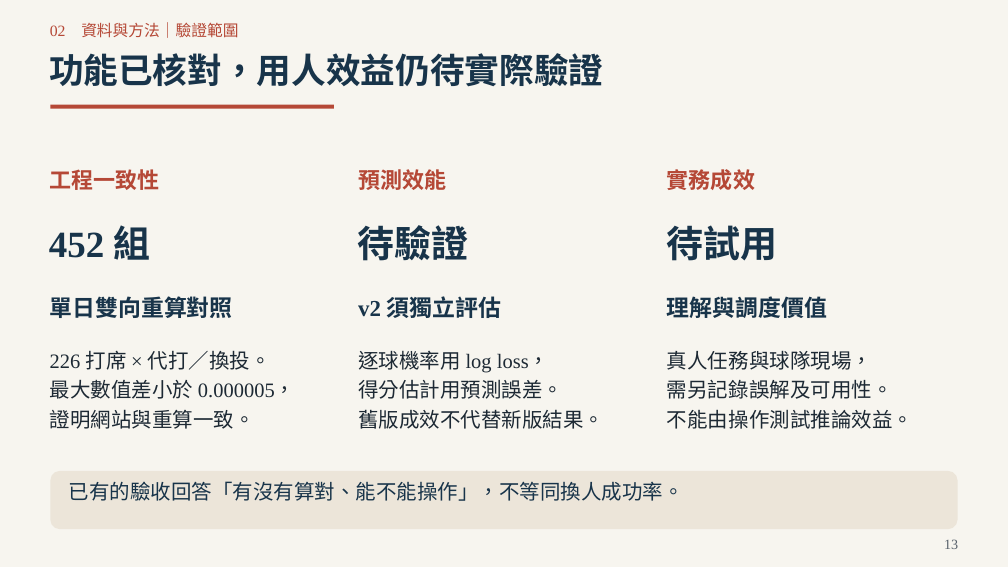
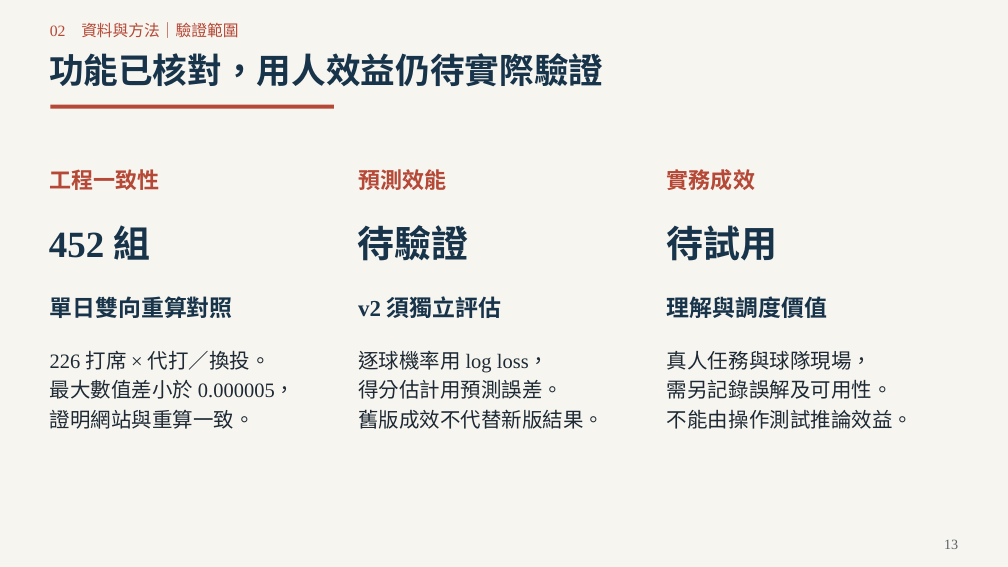
Before and after one commit to Da-Xiong-Chen/baseball_project, a slide deck: slide 13 of presentations/competition-2026/一球兩面_正式競賽版_40頁_評審閱讀優化_20261020.pptx. Drawn at 1008x567 pixels with LibreOffice and Linux fonts; fonts in the diff are those of the drawing. Boxes give left, top, right and bottom in pixels: in the first picture for what was removed or moved away, otherwise in the second. Text is boxed around its words. In the diff, an @@ line names an element or a change of style, - is before the commit and + after.

```diff
--- a/presentations/competition-2026/一球兩面_正式競賽版_40頁_評審閱讀優化_20261020.pptx
+++ b/presentations/competition-2026/一球兩面_正式競賽版_40頁_評審閱讀優化_20261020.pptx
@@ rounded rectangle removed at bbox=[51, 471, 958, 529] @@
@@ text removed at bbox=[68, 481, 683, 501] @@
-已有的驗收回答「有沒有算對、能不能操作」，不等同換人成功率。
```
Also in this commit, not shown: 7 other slides changed, 4 other files.
